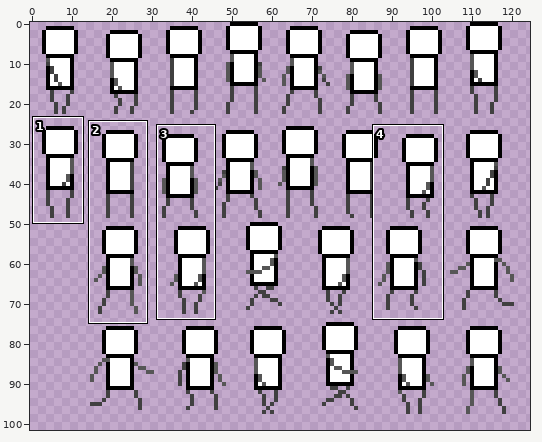
Sprite sheet: ScrollMySides/Assets/Sprites/player_walk_run.png. The first picture is a wide view before the edit; the outline marks the close-up.
Close-up. Old version:
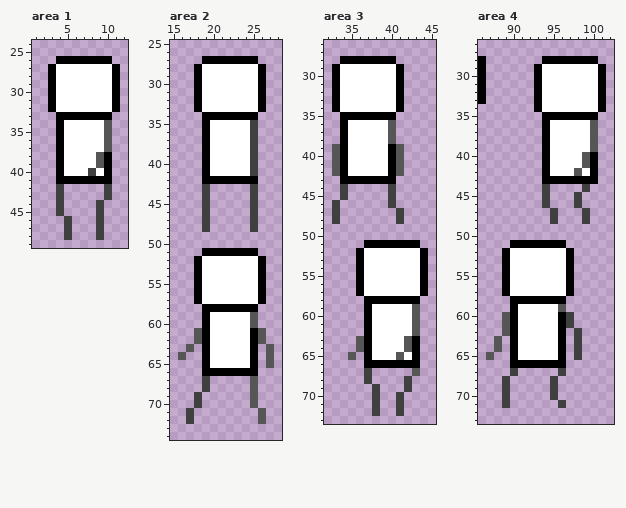
The file is 128x128 pixels. Shown: area 1: x 1..12, y 24..49; area 2: x 15..28, y 25..74; area 3: x 32..45, y 26..73; area 4: x 86..102, y 26..73. The wide view leaves out empty margins. The commit also changed other parts of the picture, which this record leaves out.
Once edited:
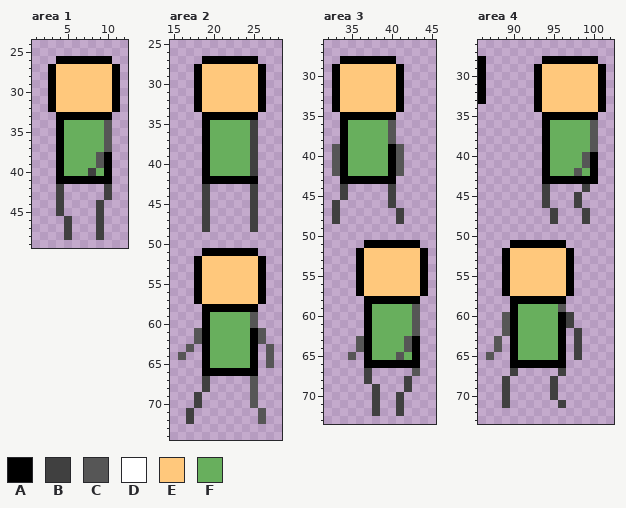
Palette (. is transparent): A #000000  B #404040  C #565656  D #ffffff  E #ffc87c  F #68af5d
Diff:
Area 1:
y 27..32: x 4..10 DDDDDDD -> EEEEEEE
y 34..37: x 5..9 DDDDD -> FFFFF
y 38..39: x 5..8 DDDD -> FFFF
y 40: x 5..7 DDD -> FFF; x 9 D -> F
Area 2:
y 28..33: x 19..25 DDDDDDD -> EEEEEEE
y 35..41: x 20..24 DDDDD -> FFFFF
y 52..57: x 19..25 DDDDDDD -> EEEEEEE
y 59..65: x 20..24 DDDDD -> FFFFF
Area 3:
y 29..34: x 34..40 DDDDDDD -> EEEEEEE
y 36..42: x 35..39 DDDDD -> FFFFF
y 52..57: x 37..43 DDDDDDD -> EEEEEEE
y 59..62: x 38..42 DDDDD -> FFFFF
y 63..64: x 38..41 DDDD -> FFFF
y 65: x 38..40 DDD -> FFF; x 42 D -> F
Area 4:
y 29..34: x 94..100 DDDDDDD -> EEEEEEE
y 36..39: x 95..99 DDDDD -> FFFFF
y 40..41: x 95..98 DDDD -> FFFF
y 42: x 95..97 DDD -> FFF; x 99 D -> F
y 52..57: x 90..96 DDDDDDD -> EEEEEEE
y 59..65: x 91..95 DDDDD -> FFFFF
Where, in picture pixels (left, top, right, bottom), the same in both close-ups:
changed: (56, 64, 112, 176)
changed: (202, 64, 258, 176)
changed: (202, 256, 258, 368)
changed: (340, 64, 396, 176)
changed: (364, 248, 420, 360)
changed: (542, 64, 598, 176)
changed: (510, 248, 566, 360)
